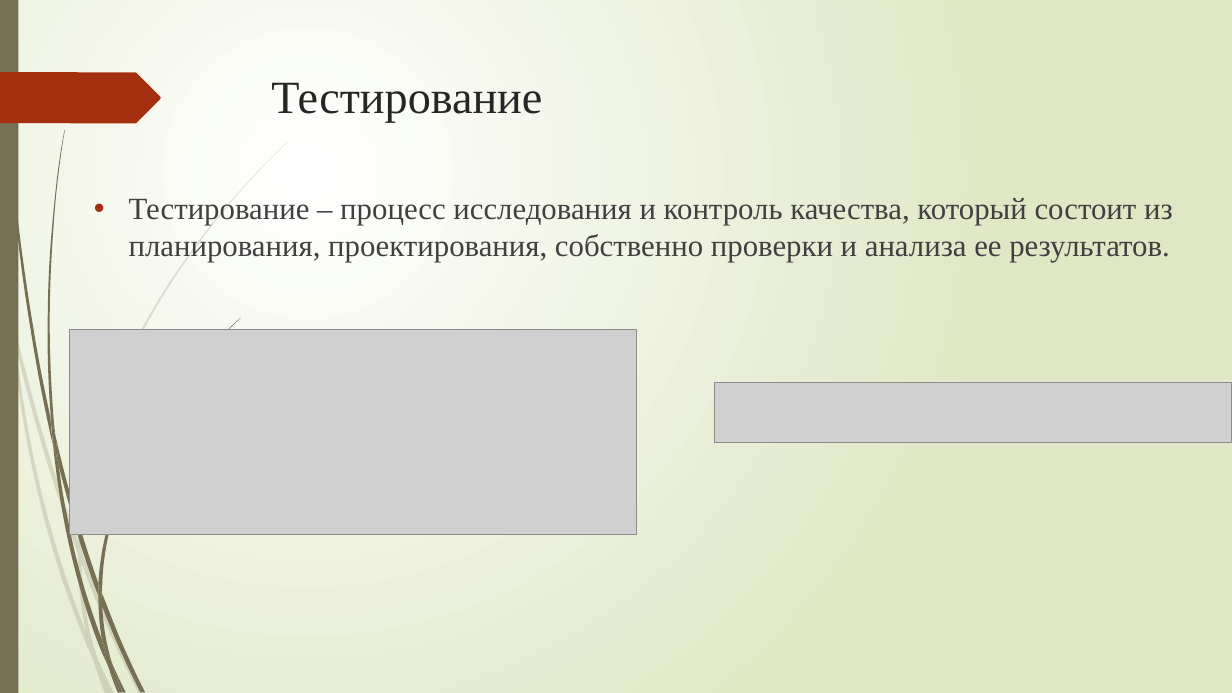
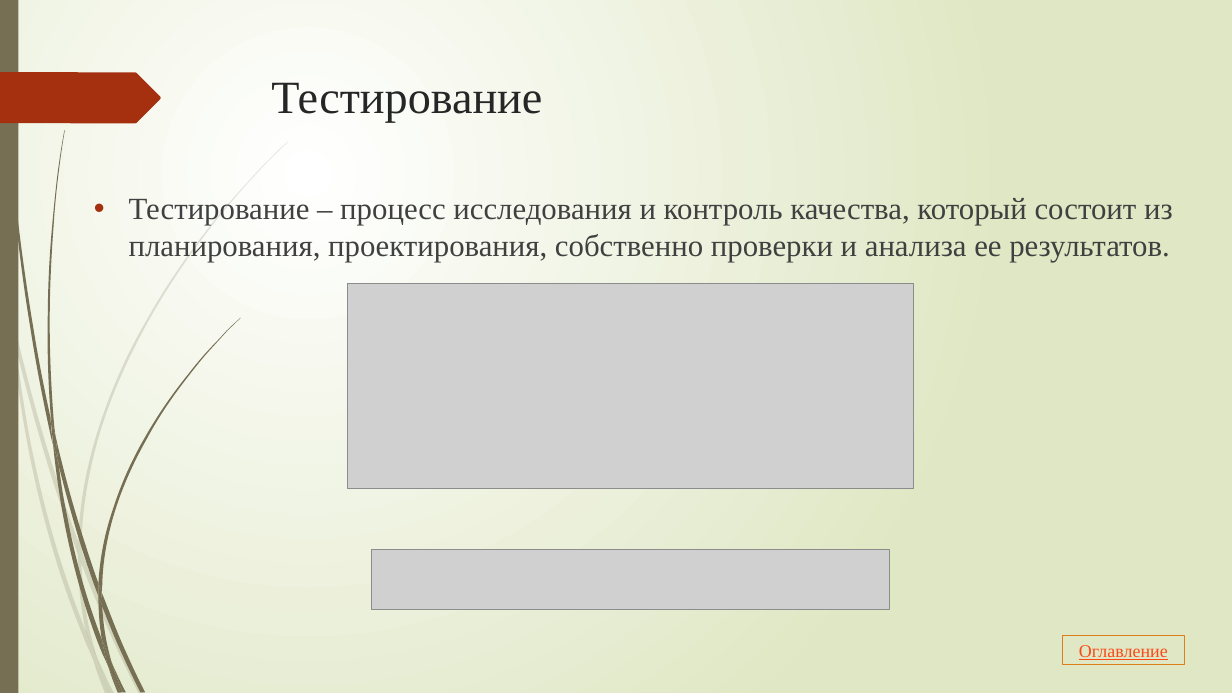
Before and after one commit to Renc345/123122, a slide deck: slide 8 of Стародубцев - Презентация.pptx (slide 7 before the commit). Drawn at 1232x693 pixels with LibreOffice and Linux fonts; fonts in the diff are those of the drawing; grey boxes stand for pictures. Boxes give left, top, right and bottom in pixels: in the first picture for what was removed or moved away, otherwise in the second. Text is boxed around its words. In the diff, an @@ line names an element or a change of style, - is before the commit and + after.

```diff
--- a/Стародубцев - Презентация.pptx
+++ b/Стародубцев - Презентация.pptx
@@ picture: place and size @@
-picture at (70,330,637,534)
+picture at (348,284,914,488)
@@ picture: place and size @@
-picture at (714,383,1232,444)
+picture at (372,549,889,610)
@@ rectangle added at (1063,636,1185,665), outline #DE7E18 0.75 pt, 14 pt, text #FB4A18, underline @@
+Оглавление
```
Also in this commit, not shown: 7 other slides changed, 3 slides added, 1 slide removed.
